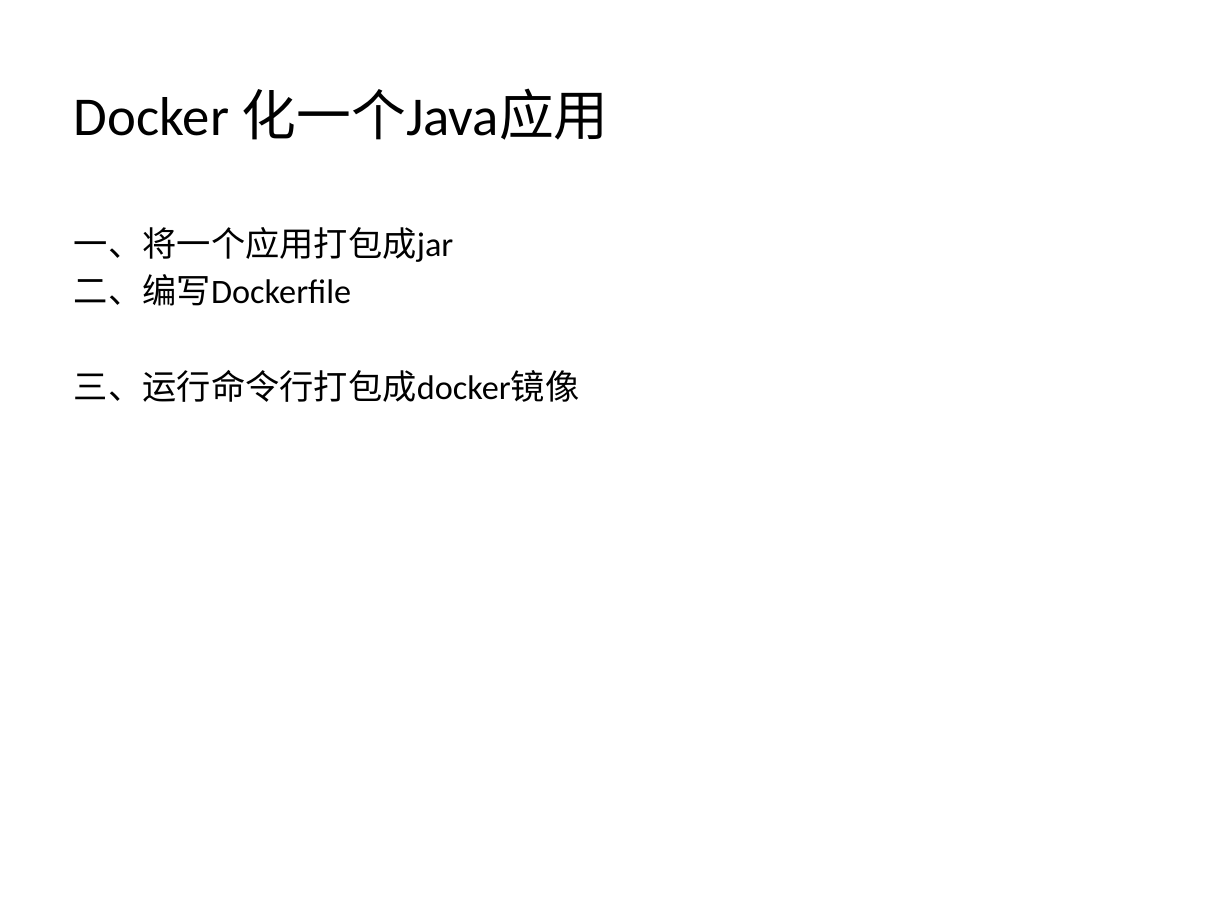
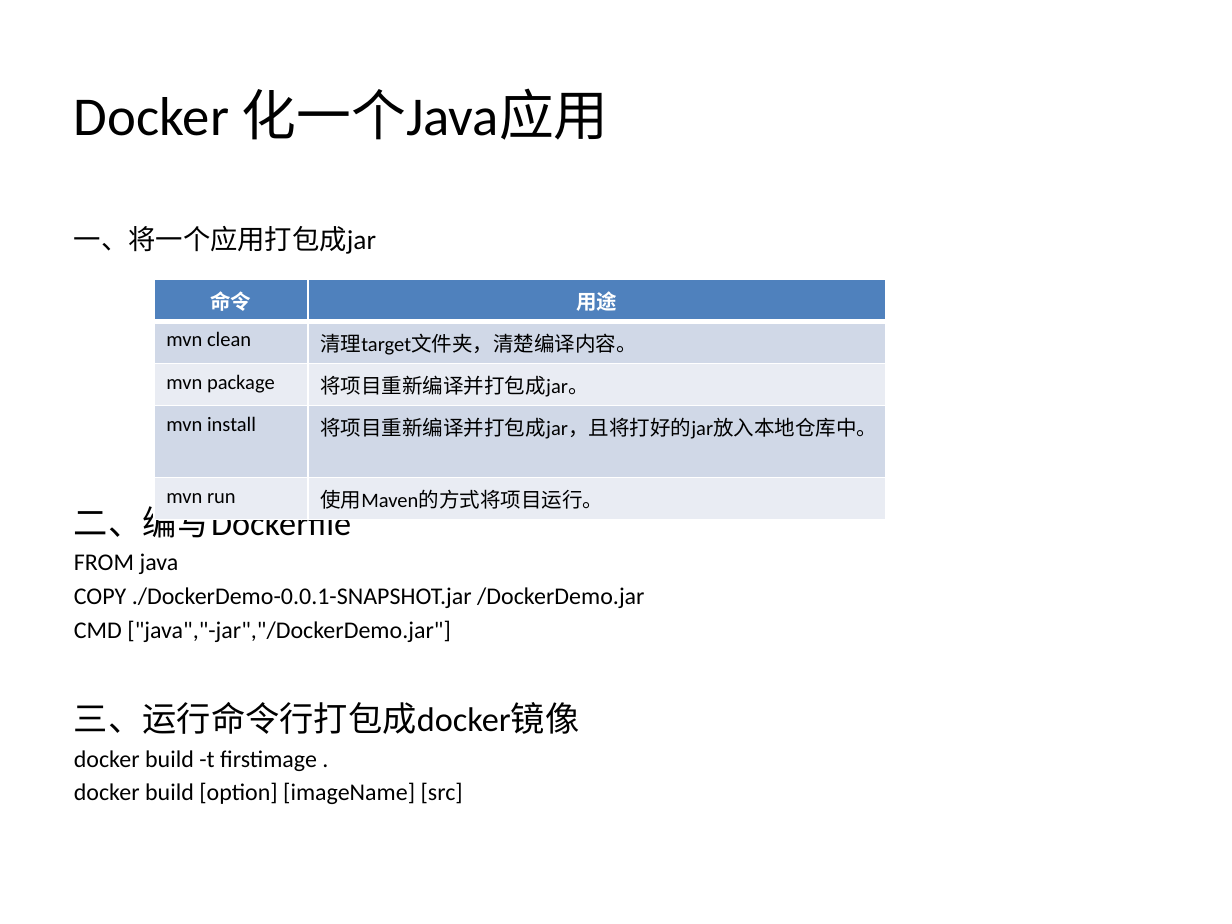
Before and after one commit to Yommmm/DesignPatterns, a slide deck: slide 6 of Docker基础与简单应用.pptx. Drawn at 1232x924 pixels with LibreOffice and Linux fonts; fonts in the diff are those of the drawing. Boxes give left, top, right and bottom in pixels: in the first picture for what was removed or moved away, otherwise in the second. Text is boxed around its words. In the diff, an @@ line names an element or a change of style, - is before the commit and + after.

Commit message:
modify

```diff
--- a/Docker基础与简单应用.pptx
+++ b/Docker基础与简单应用.pptx
@@ text at (74,226,376,254): size 20 to 16 pt in "一、将一个应用打包成jar" @@
@@ table added at (154,280,886,513), 5 rows, 2 columns @@
+命令 | 用途
+mvn clean | 清理target文件夹，清楚编译内容。
+mvn package | 将项目重新编译并打包成jar。
+mvn install | 将项目重新编译并打包成jar，且将打好的jar放入本地仓库中。
+mvn run | 使用Maven的方式将项目运行。
@@ text at (74,553,644,642): paragraphs added @@
+FROM java
+COPY ./DockerDemo-0.0.1-SNAPSHOT.jar /DockerDemo.jar
+CMD ["java","-jar","/DockerDemo.jar"]
@@ text at (74,750,463,804): paragraphs added @@
+docker build -t firstimage .
+docker build [option] [imageName] [src]
```
Also in this commit, not shown: 4 other slides changed, 1 slide added, 4 slides removed.
